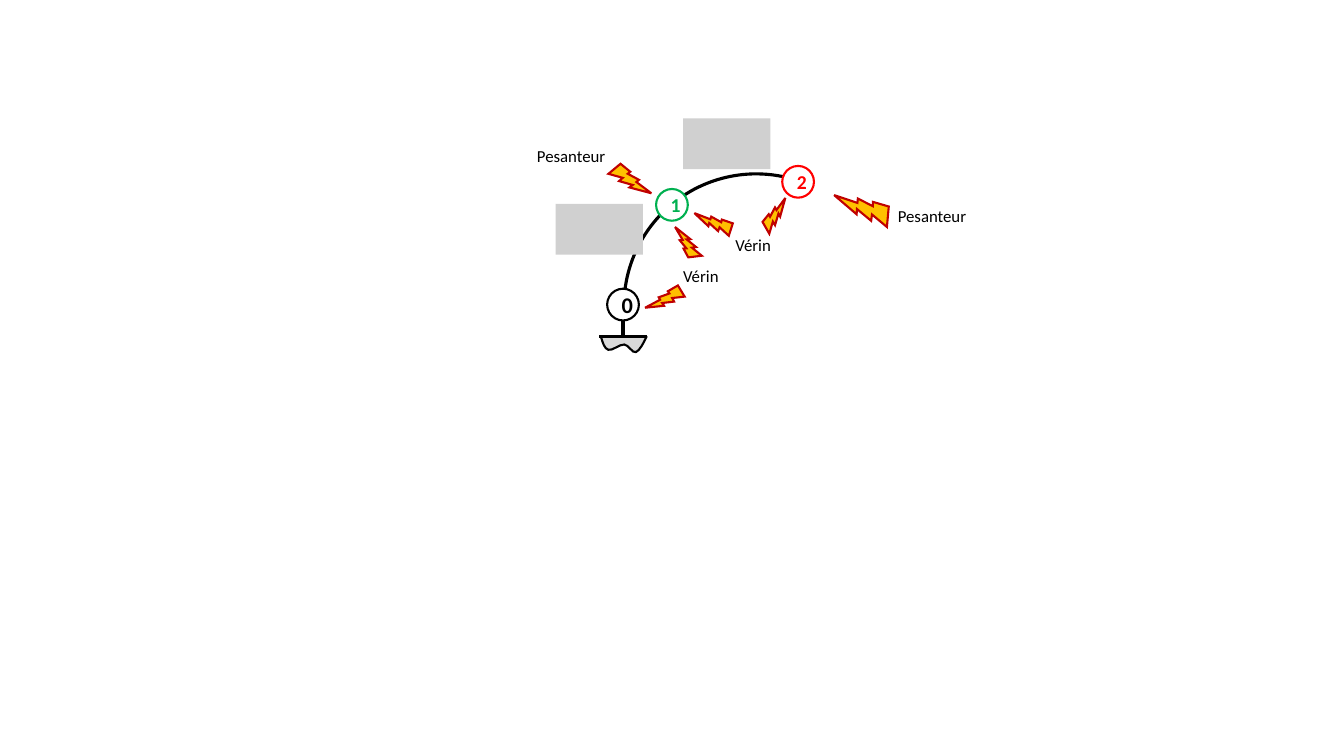
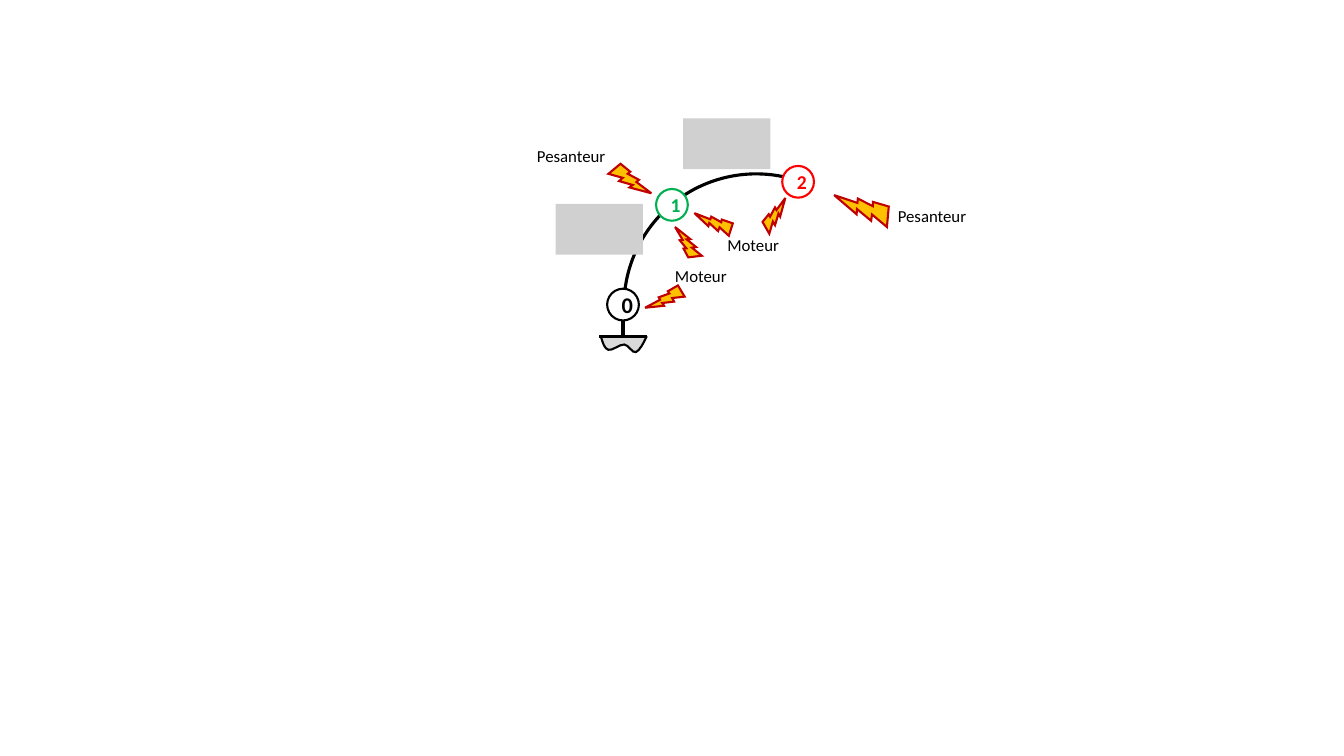
Before and after one commit to xpessoles/ExercicesCompetences, a slide deck: slide 18 of Figures/Figures.pptx (slide 16 before the commit). Drawn at 1344x756 pixels with LibreOffice and Linux fonts; fonts in the diff are those of the drawing; grey boxes stand for pictures. Boxes give left, top, right and bottom in pixels: in the first picture for what was removed or moved away, otherwise in the second. Text is boxed around its words. In the diff, an @@ line names an element or a change of style, - is before the commit and + after.

```diff
--- a/Figures/Figures.pptx
+++ b/Figures/Figures.pptx
@@ text at box(727, 237, 779, 251): text changed @@
-Vérin
+Moteur
@@ text at box(675, 271, 727, 287): text changed @@
-Vérin
+Moteur
```
Also in this commit, not shown: 2 slides added, 3 other files.
